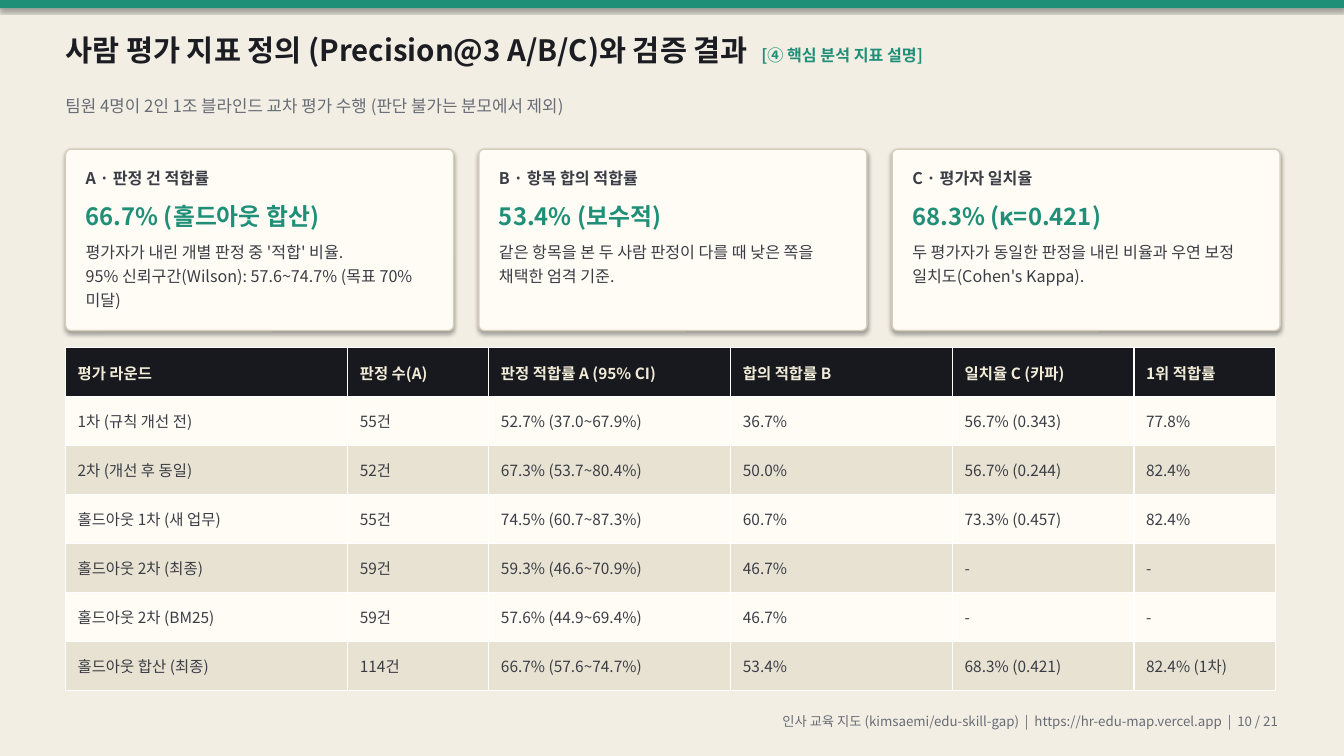
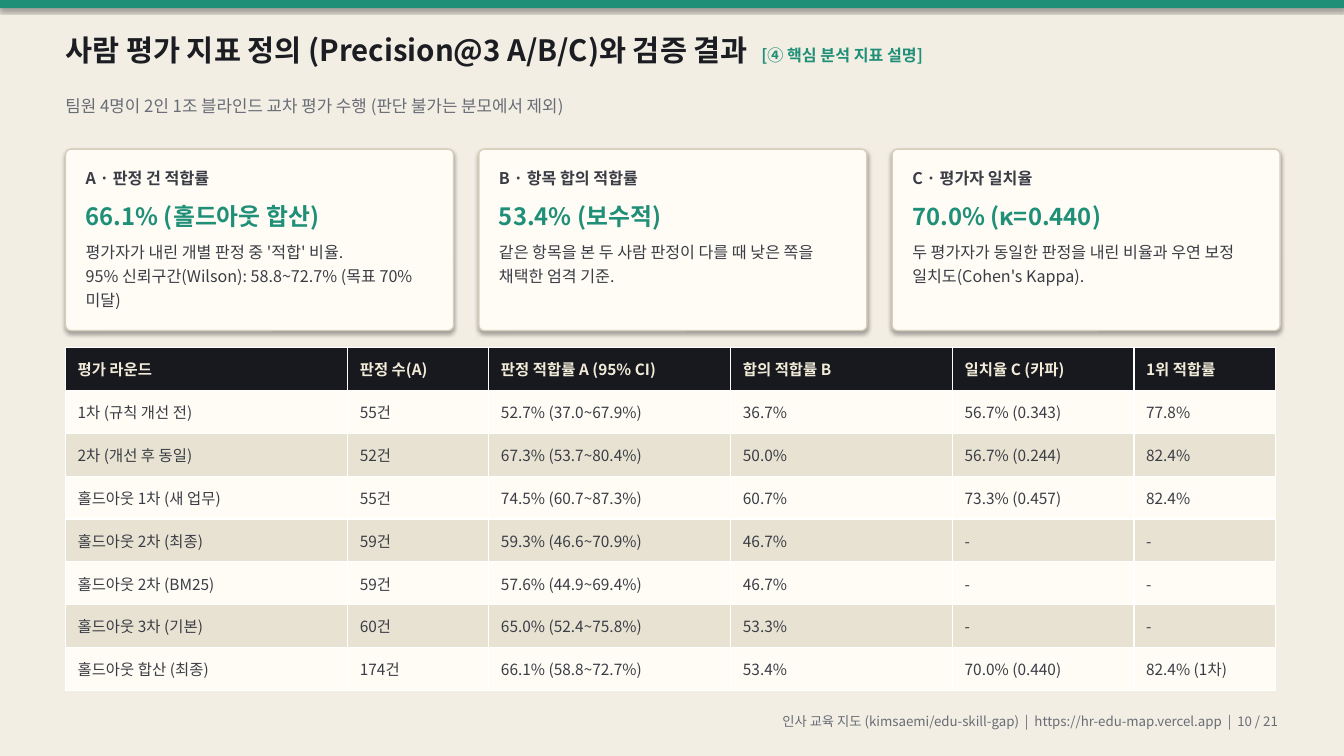
Before and after one commit to kimsaemi/edu-skill-gap, a slide deck: slide 10 of presentation/HR_교육지도_발표.pptx. Drawn at 1344x756 pixels with LibreOffice and Linux fonts; fonts in the diff are those of the drawing. Boxes give left, top, right and bottom in pixels: in the first picture for what was removed or moved away, otherwise in the second. Text is boxed around its words. In the diff, an @@ line names an element or a change of style, - is before the commit and + after.

```diff
--- a/presentation/HR_교육지도_발표.pptx
+++ b/presentation/HR_교육지도_발표.pptx
@@ text at (x1=86, y1=205, x2=413, y2=309): text changed @@
-66.7% (홀드아웃 합산)
-평가자가 내린 개별 판정 중 '적합' 비율.
-95% 신뢰구간(Wilson): 57.6~74.7% (목표 70% 미달)
+66.1% (홀드아웃 합산)
+평가자가 내린 개별 판정 중 '적합' 비율.
+95% 신뢰구간(Wilson): 58.8~72.7% (목표 70% 미달)
@@ text at (x1=912, y1=205, x2=1101, y2=230): text changed @@
-68.3% (κ=0.421)
+70.0% (κ=0.440)
@@ table at (x1=66, y1=348, x2=1275, y2=691) @@
-row 7: 홀드아웃 합산 (최종) | 114건 | 66.7% (57.6~74.7%) | 53.4% | 68.3% (0.421) | 82.4% (1차)
+row 7: 홀드아웃 3차 (기본) | 60건 | 65.0% (52.4~75.8%) | 53.3% | - | -
+row 8: 홀드아웃 합산 (최종) | 174건 | 66.1% (58.8~72.7%) | 53.4% | 70.0% (0.440) | 82.4% (1차)
```
Also in this commit, not shown: 5 other slides changed, 13 other files.
